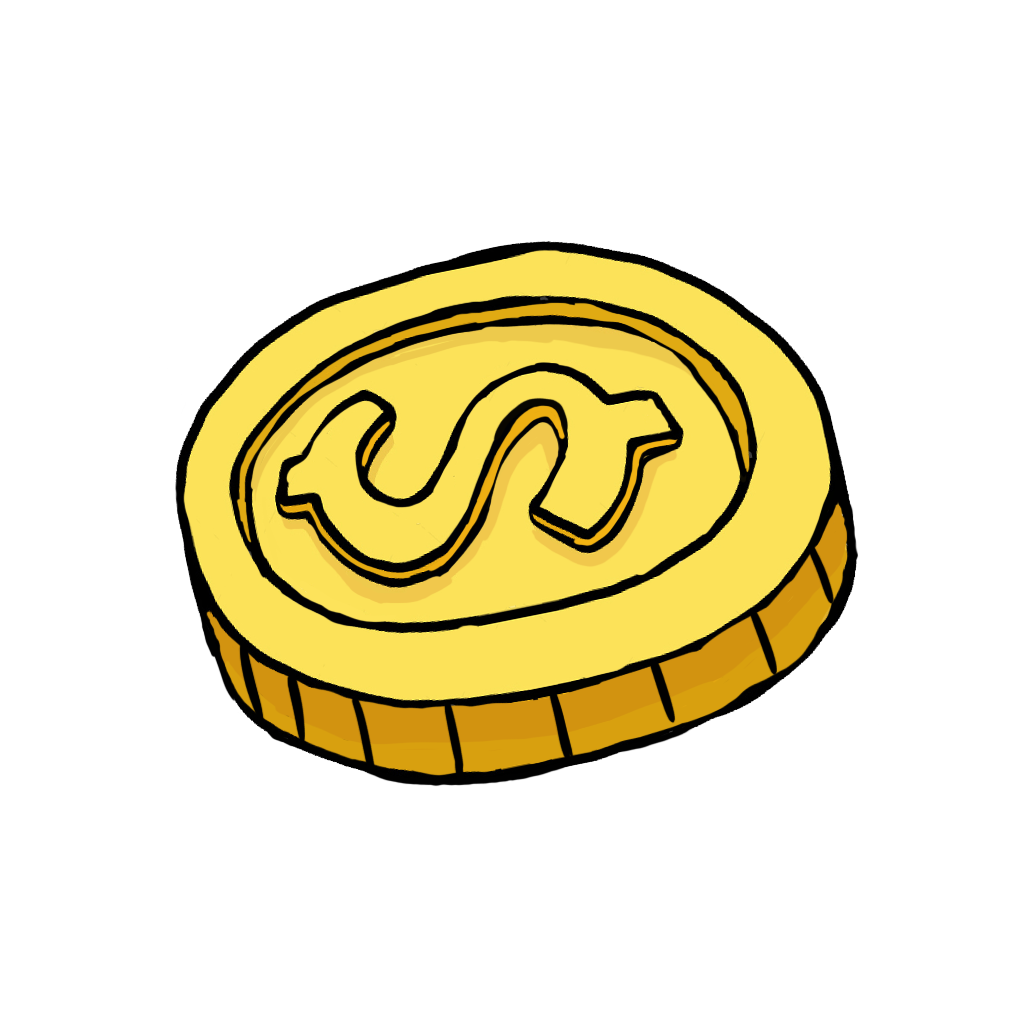
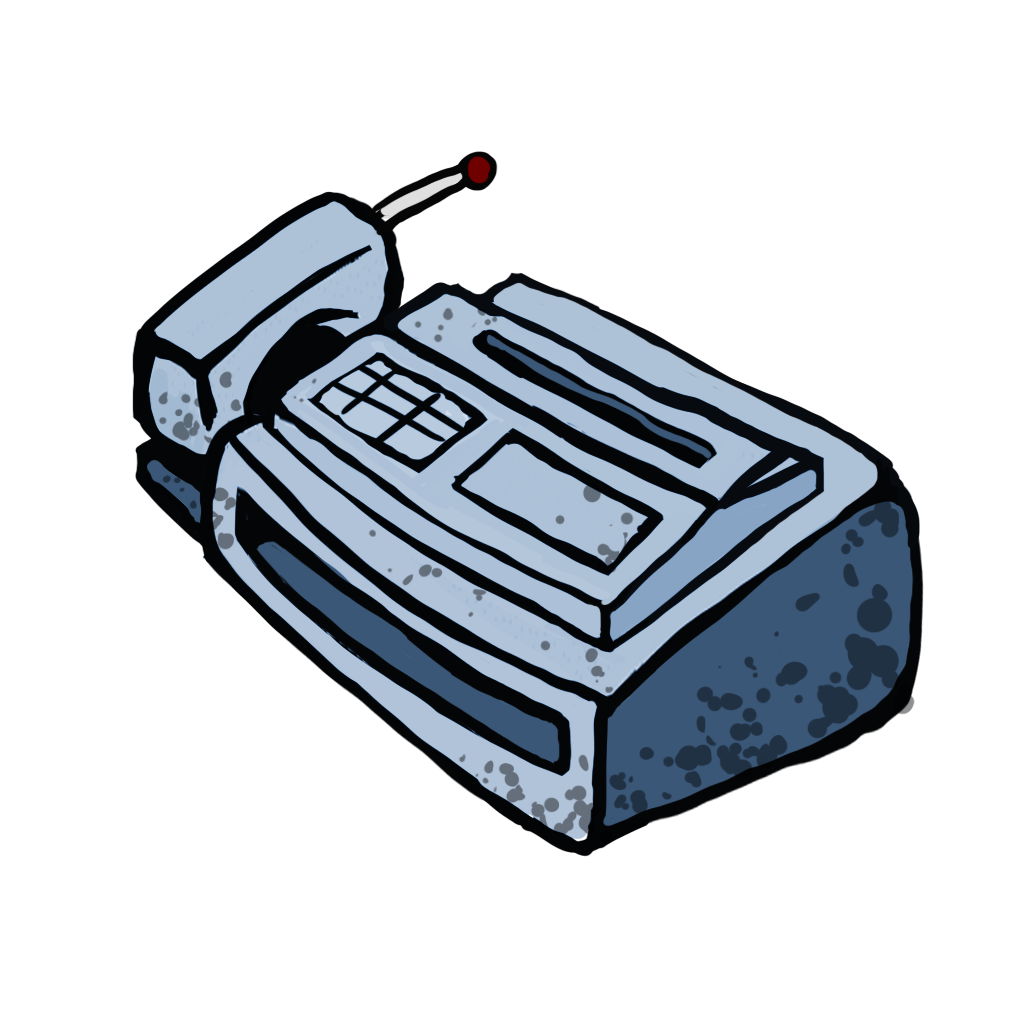
Layer changes from the first 1024 x 1024 image to the second:
removed layer "Layer 4" over [238, 545, 834, 785]
removed layer "Layer 3" over [132, 241, 879, 857]
added layer "Layer 7" (43%) above "Layer 6" over [158, 307, 915, 845]
added layer "Layer 6" above "Layer 5 copy" over [371, 151, 498, 236]
added layer "Layer 5 copy" above "Layer 5" over [132, 191, 924, 857]
